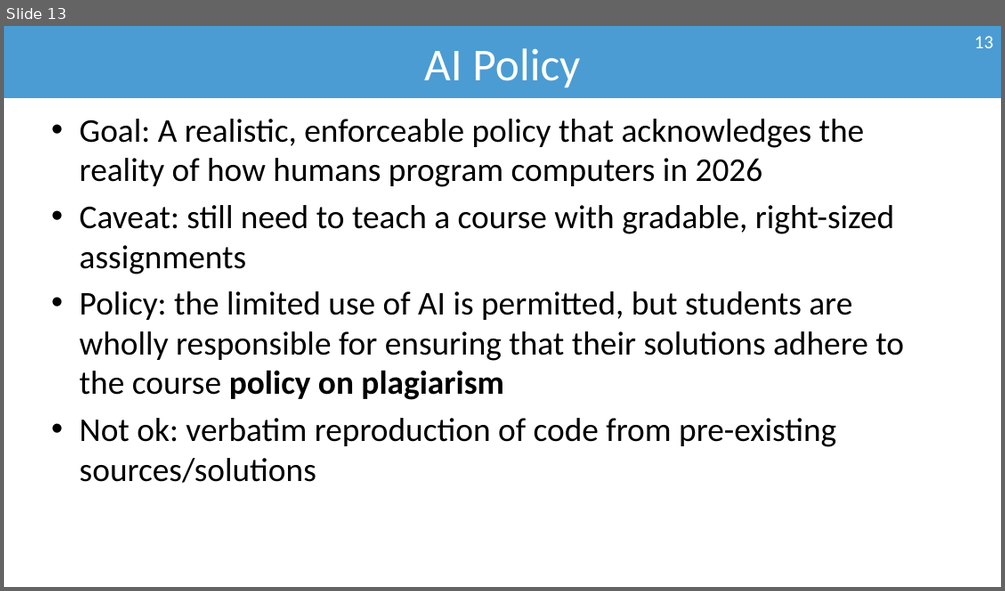
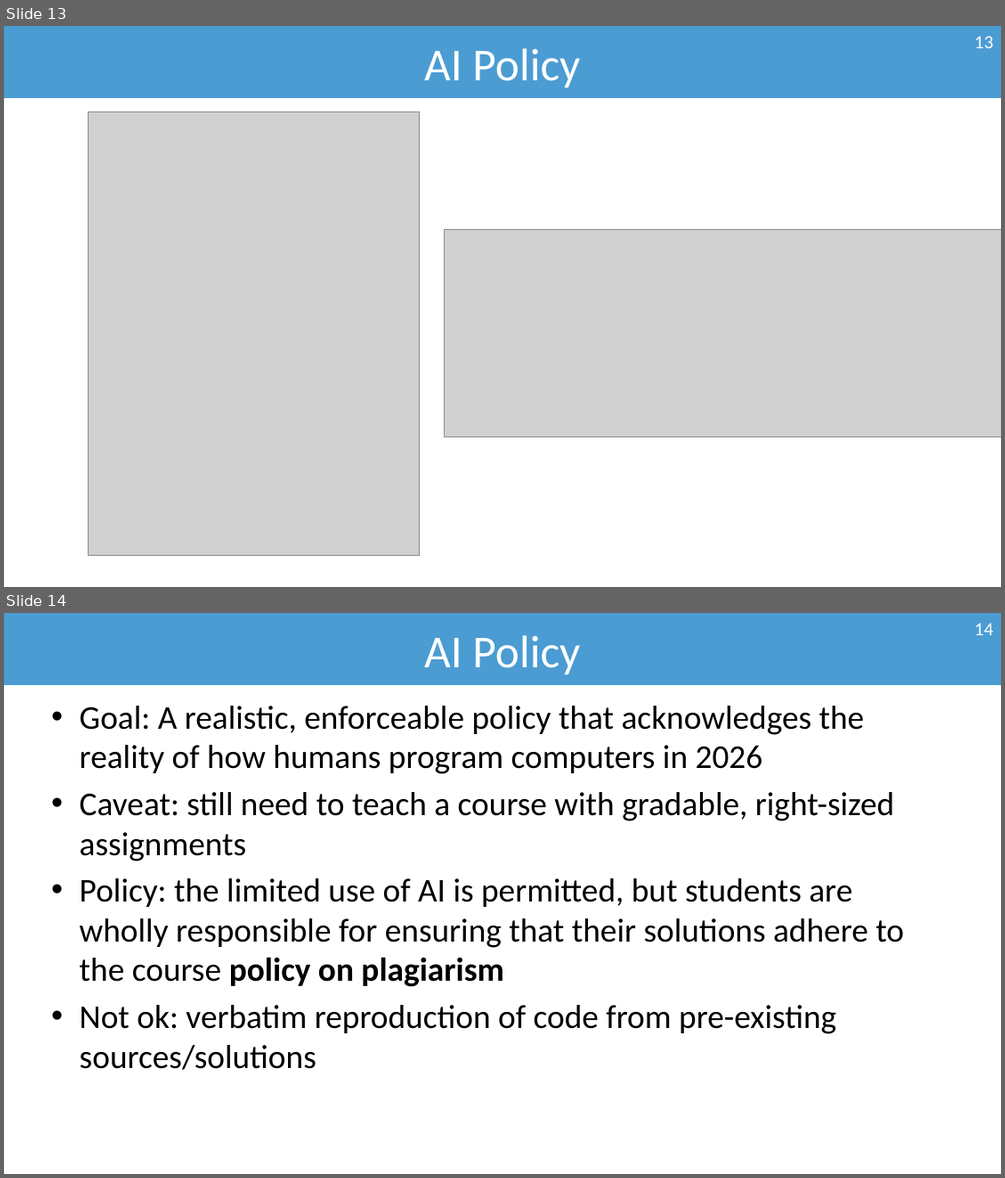
Before and after one commit to bsb20/bsb20.github.io, a slide deck: docs/421_f26/lectures/L0.pptx. Shown one above the other, each under a label of ours: slide 13 before the commit, slides 13 and 14 after it. The pictures are 1005x591 and 1005x1178 pixels, drawn with LibreOffice and Linux fonts; fonts in the diff are those of the drawing; grey boxes stand for pictures; background and template pictures are left out. Boxes give left, top, right and bottom in pixels: in the first picture for what was removed or moved away, otherwise in the second. Text is boxed around its words. In the diff, an @@ line names an element or a change of style, - is before the commit and + after.

```diff
--- a/docs/421_f26/lectures/L0.pptx
+++ b/docs/421_f26/lectures/L0.pptx
@@ slide 13 added at [4, 26, 1001, 587], background #FFFFFF @@
@@ title added at [4, 26, 1001, 98], fill #4B9CD3, 44 pt, text #FFFFFF @@
+AI Policy
@@ page number added at [974, 36, 993, 48], 18 pt, text #FFFFFF @@
+13
@@ picture added at [88, 112, 419, 556] @@
@@ picture added at [445, 230, 1001, 436] @@
@@ what was slide 13 is now slide 14 @@
@@ page number at [974, 623, 993, 635]: text changed @@
-13
+14
```
Also in this commit, not shown: 8 slides changed, 1 other slide added, 1 other file.
